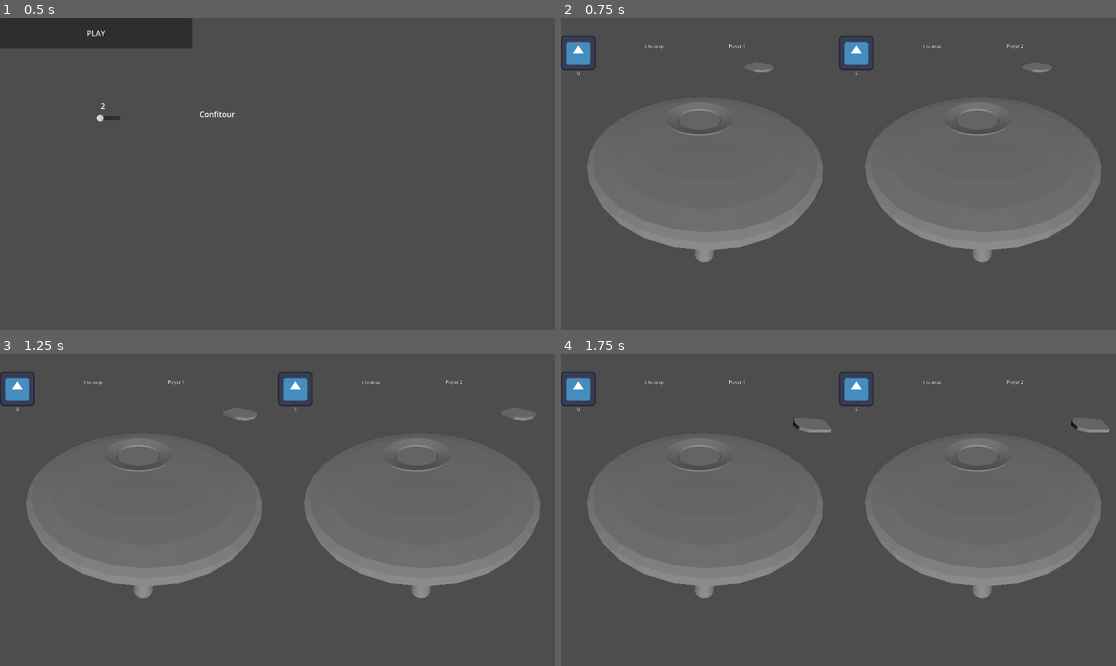
Above: before the commit, frames 1-4 (two rows, left to right).
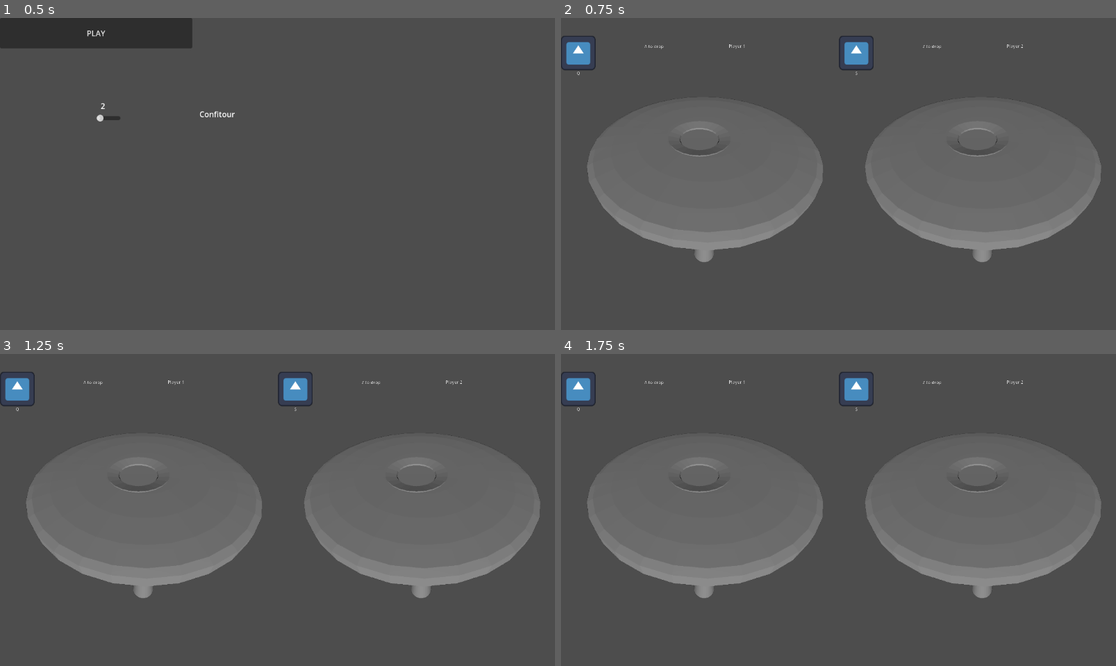
Above: after the commit, the same moments.

Repository: BaptisteAmice/Confitour-GameJamESIR2025
Game: Godot game, scene res://GameController/game_controller.tscn
The game is run twice, just before and just after one commit, with the same random seed, the same clock (stepped at 60 frames per second) and the same inputs. The engine's default icon, where the game draws it, is replaced by a stand-in: a white triangle on a blue panel in a dark square.
Inputs (mouse positions are in pixels of both pictures, inside the frame that each line leads up to):
- Up to frame 1 (0.5 s): no input
- Up to frame 2 (0.75 s): click "PLAY" at 0.5 s
- Up to frame 3 (1.25 s): no input
- Up to frame 4 (1.75 s): tap Enter at 1.25 s; move the mouse to (960, 494) at 1.27 s; click (960, 494) at 1.42 s

Frame 1 is identical in both runs. In frame 2, 0.4% of the frame differs, in the area x 20-89%, y 14-45%; in frame 3, 0.4%; in frame 4, 0.5%, in the area x 20-99%, y 21-45%.

Commit message:
chemin plus haut et centré

Diff:
--- a/Game/Player/player.tscn
+++ b/Game/Player/player.tscn
@@ -26,7 +26,7 @@
 transform = Transform3D(1, 0, 0, 0, 0.899535, 0.436849, 0, -0.436849, 0.899535, 0, 3.07952, 4.12652)
 
 [node name="ItemPath3D" type="Path3D" parent="."]
-transform = Transform3D(1, 0, 0, 0, 1, 0, 0, 0, 1, 0.291425, 1.98853, -3.05291)
+transform = Transform3D(1, 0, 0, 0, 1, 0, 0, 0, 1, -0.743209, 4.39578, -1.35612)
 curve = SubResource("Curve3D_vytja")
 script = ExtResource("4_p2hw7")
 
@@ -89,4 +89,4 @@
 transform = Transform3D(1, 0, 0, 0, 1, 0, 0, 0, 1, 0.0877235, 1.18381, -0.166174)
 
 [node name="Assiette" parent="." instance=ExtResource("6_ch4ko")]
-transform = Transform3D(2, 0, 0, 0, 2, 0, 0, 0, 2, 0, 1.69686, 0)
+transform = Transform3D(2, 0, 0, 0, 2, 0, 0, 0, 2, 0, 1.32602, 0)
